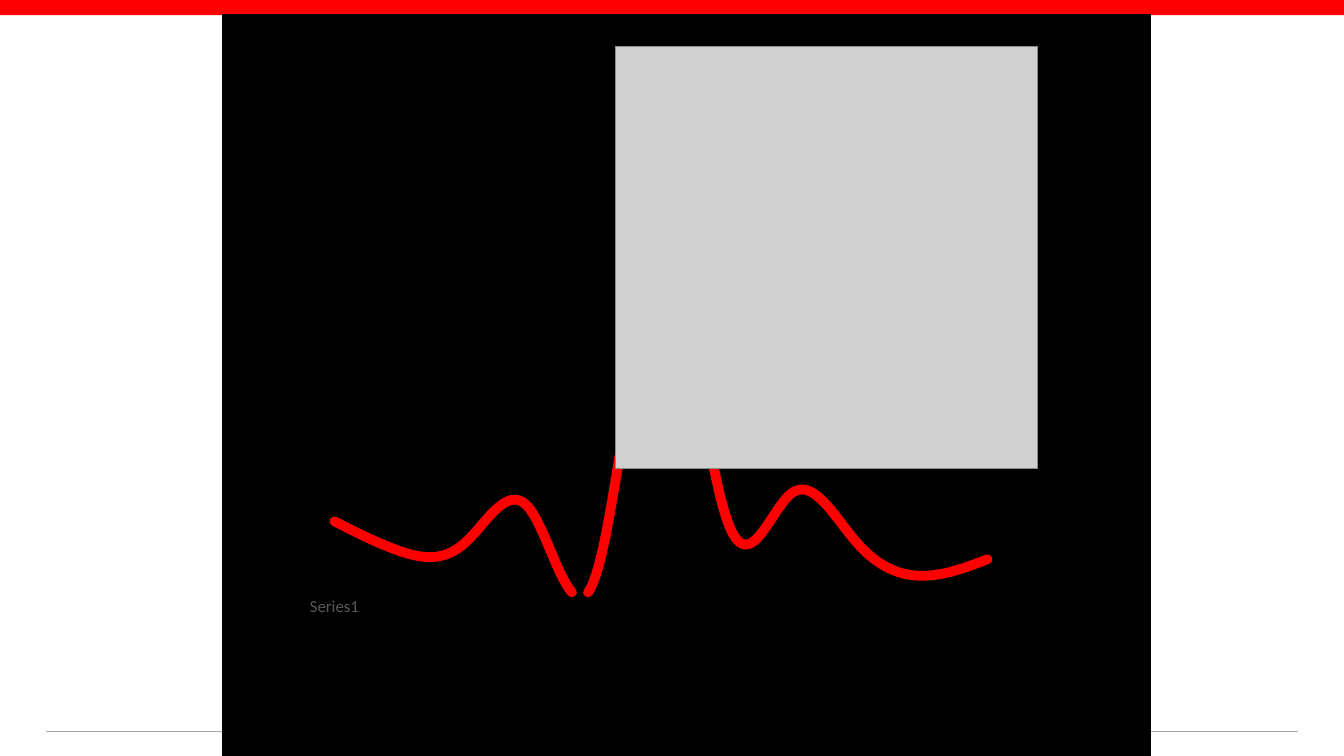
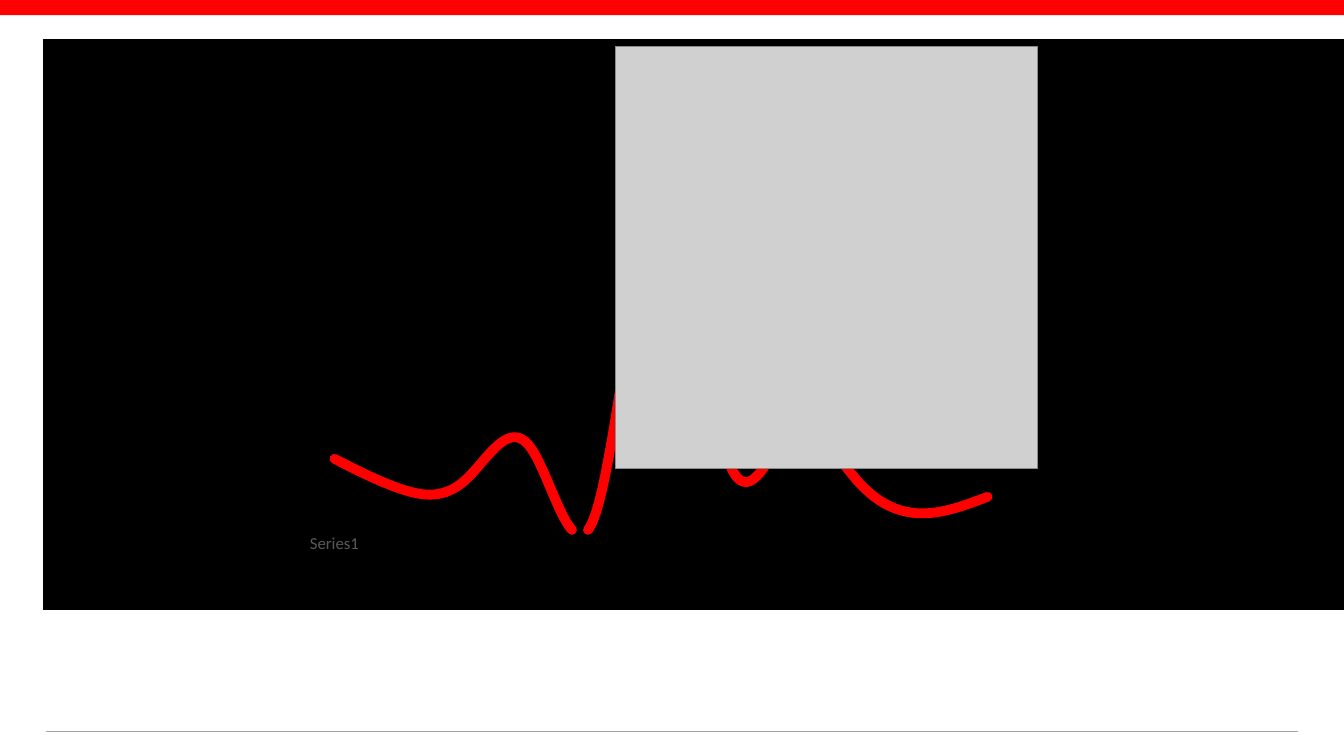
Before and after one commit to conditg/deng-ai, a slide deck: slide 23 of DengAI.pptx. Drawn at 1344x756 pixels with LibreOffice and Linux fonts; fonts in the diff are those of the drawing; grey boxes stand for pictures; background and template pictures are left out. Boxes give left, top, right and bottom in pixels: in the first picture for what was removed or moved away, otherwise in the second. Text is boxed around its words. In the diff, an @@ line names an element or a change of style, - is before the commit and + after.

```diff
--- a/DengAI.pptx
+++ b/DengAI.pptx
@@ rectangle: place and size @@
-rectangle at [223, 15, 1151, 756]
+rectangle at [43, 40, 1344, 610]
@@ line chart: place and size @@
-line chart at [283, 148, 1037, 691]
+line chart at [283, 86, 1037, 628]
```
Also in this commit, not shown: 1 other slide changed, 11 other files.
